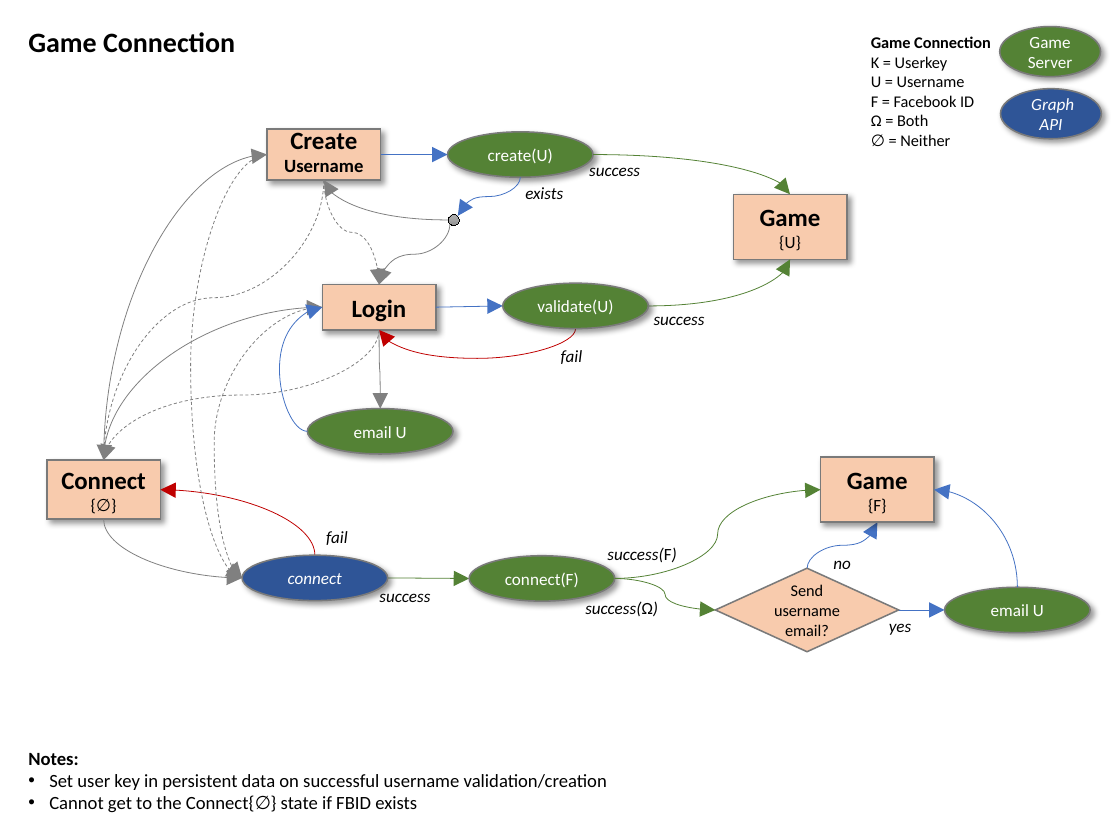
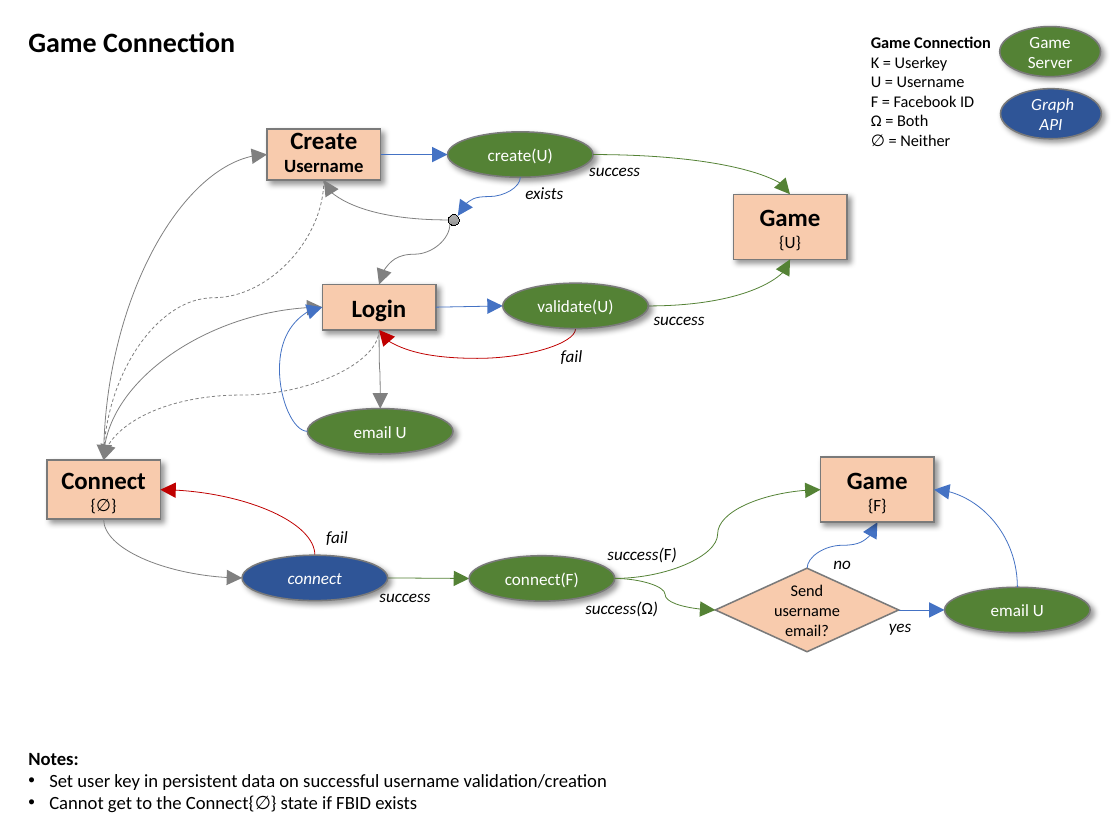
Before and after one commit to mikemayer67/TheGame, a slide deck: slide 2 of TheGameFlow.pptx. Drawn at 1120x840 pixels with LibreOffice and Linux fonts; fonts in the diff are those of the drawing. Boxes give left, top, right and bottom in pixels: in the first picture for what was removed or moved away, otherwise in the second. Text is boxed around its words. In the diff, an @@ line names an element or a change of style, - is before the commit and + after.

```diff
--- a/TheGameFlow.pptx
+++ b/TheGameFlow.pptx
@@ curved arrow removed from (267, 155) to (242, 578) @@
@@ curved arrow removed from (324, 180) to (379, 284) @@
@@ curved arrow removed from (323, 307) to (242, 578) @@
```
Also in this commit, not shown: 10 other files.
